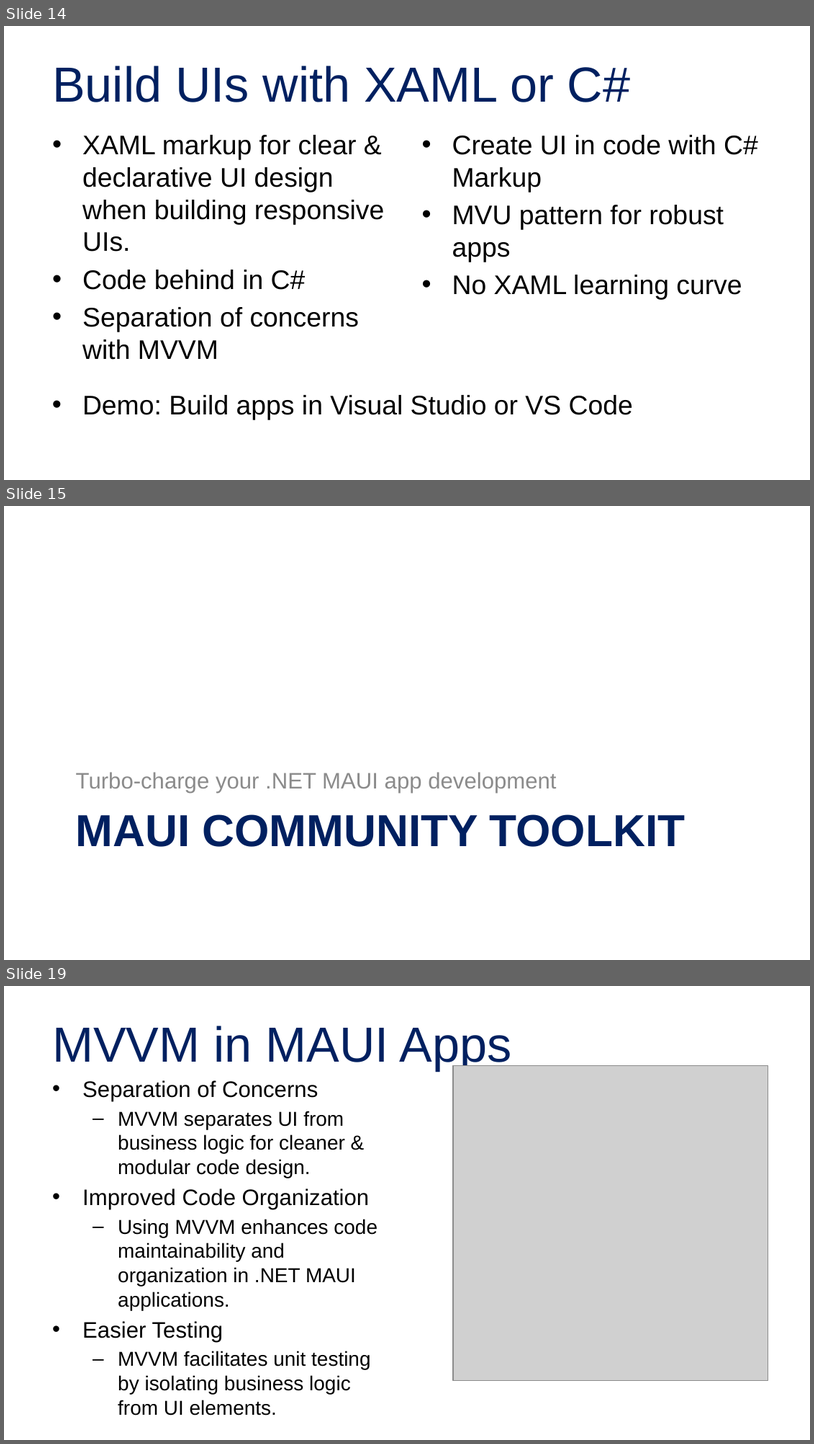
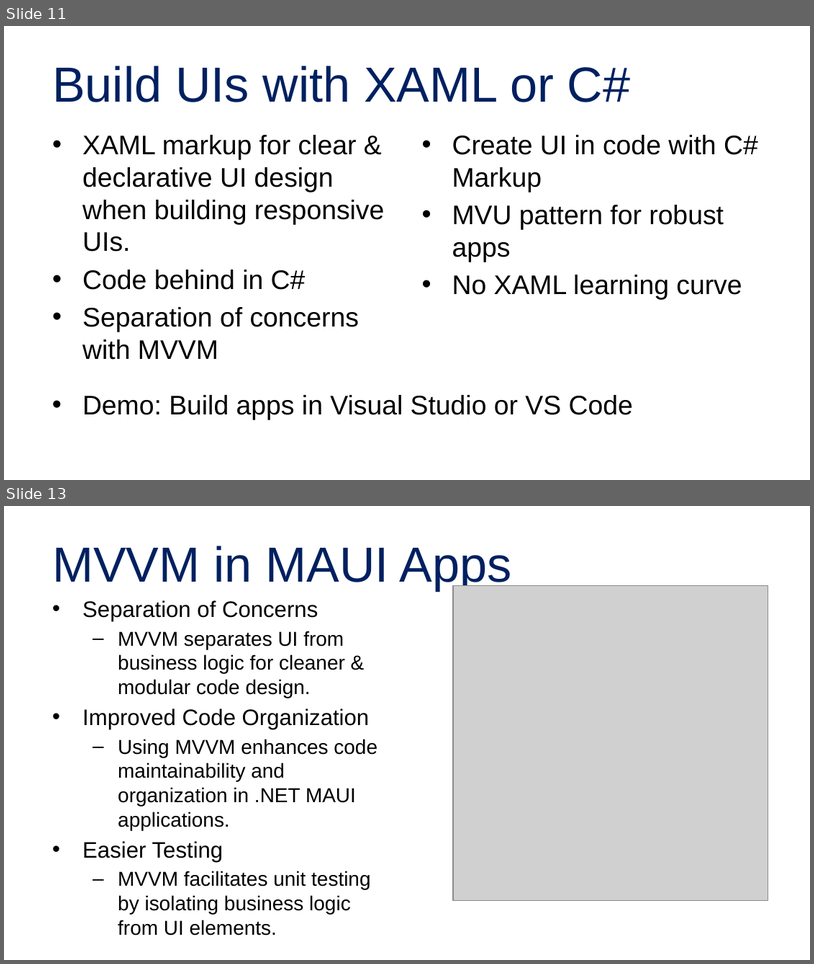
Before and after one commit to alvinashcraft/speaking, a slide deck: 2025/1116_VSLiveOrlando/Maui Toolkit/Create Multi-Platform Apps with .NET.pptx. Shown one above the other, each under a label of ours: slides 14, 15 and 19 before the commit, slides 11 and 13 after it; the slides between them are not shown. The pictures are 814x1444 and 814x964 pixels, drawn with LibreOffice and Linux fonts; fonts in the diff are those of the drawing; grey boxes stand for pictures; background and template pictures are left out. Boxes give left, top, right and bottom in pixels: in the first picture for what was removed or moved away, otherwise in the second. Text is boxed around its words. In the diff, an @@ line names an element or a change of style, - is before the commit and + after.

Commit message:
Simplify maui slides for live360 orlando

```diff
--- a/2025/1116_VSLiveOrlando/Maui Toolkit/Create Multi-Platform Apps with .NET.pptx
+++ b/2025/1116_VSLiveOrlando/Maui Toolkit/Create Multi-Platform Apps with .NET.pptx
@@ slide 15 removed at [4,506,810,960], background picture (left out) @@
@@ text removed at [76,772,556,793] @@
-Turbo-charge your .NET MAUI app development
@@ title removed at [76,814,686,847] @@
-MAUI COMMUNITY TOOLKIT
@@ what was slide 14 is now slide 11 @@
@@ what was slide 19 is now slide 13 @@
```
Also in this commit, not shown: 10 slides changed, 11 other slides removed.
